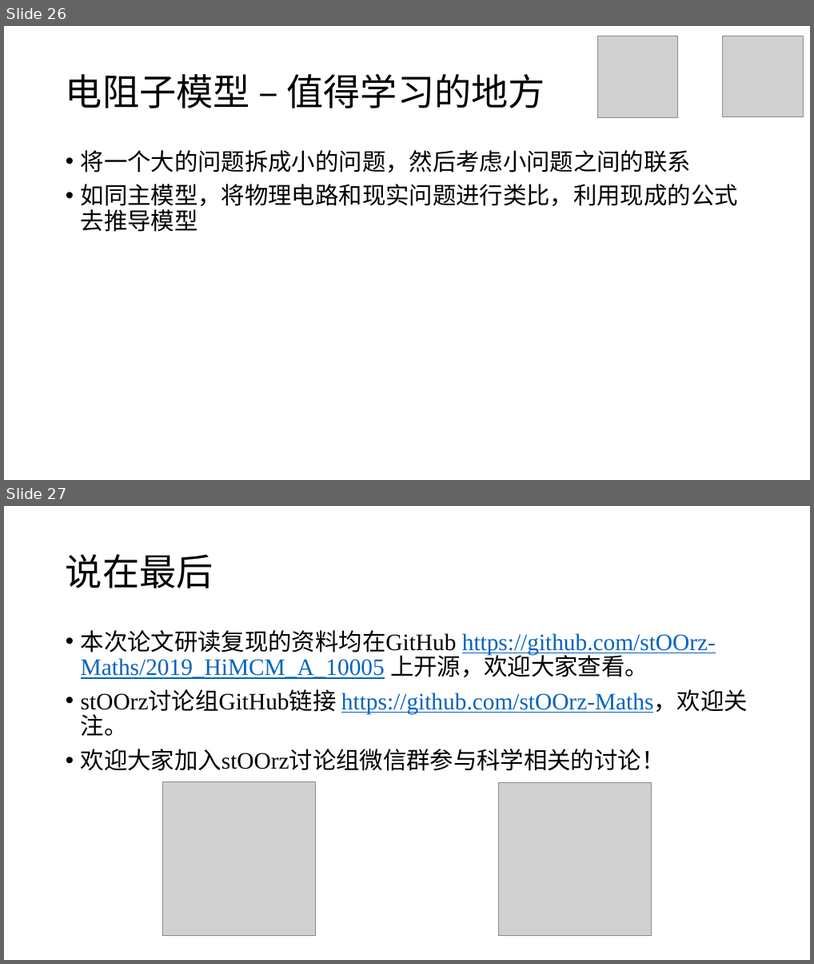
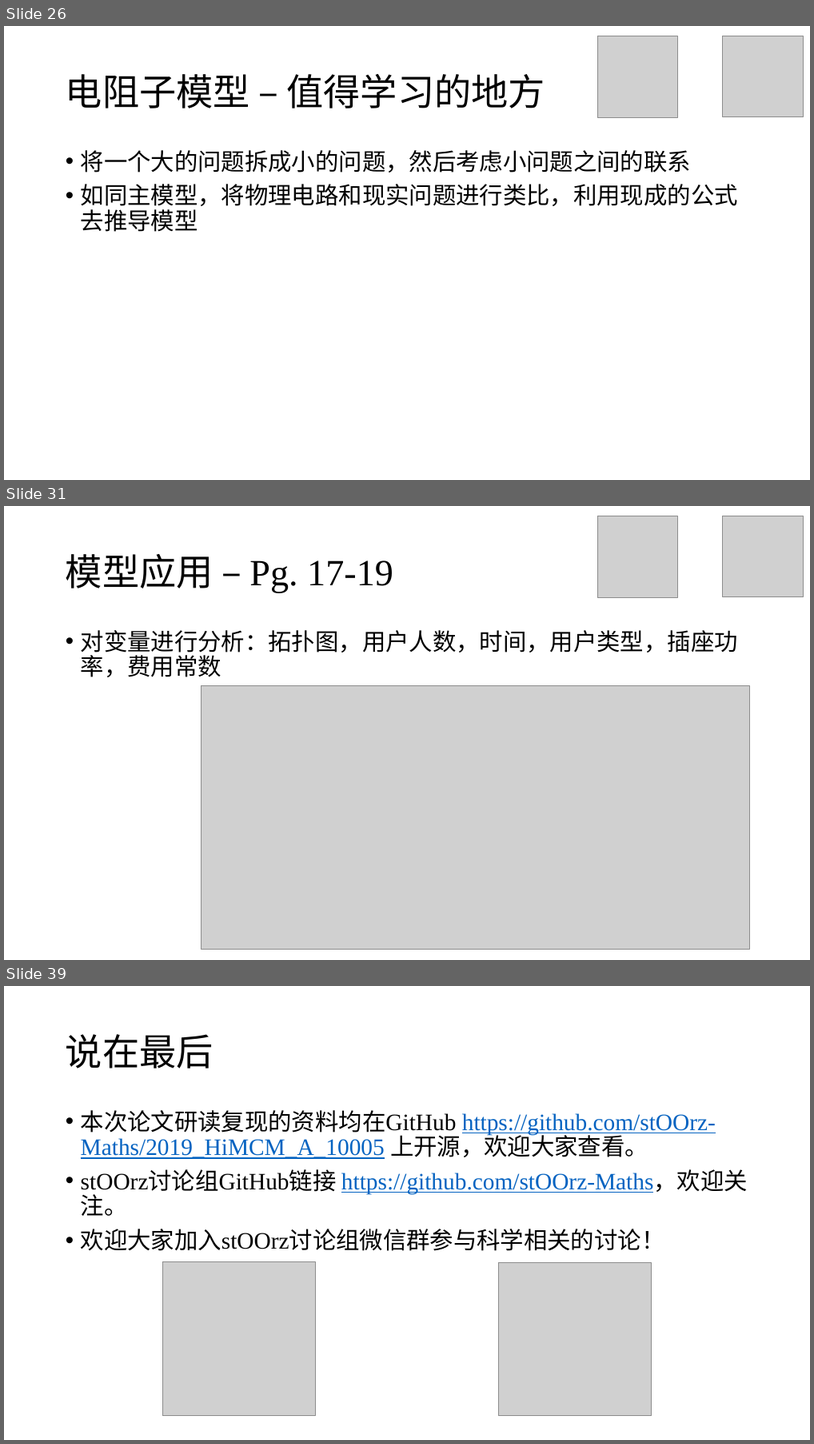
Before and after one commit to stOOrz-Science-Mind/2019_HiMCM_A_10006, a slide deck: 10005.pptx. Shown one above the other, each under a label of ours: slides 26 and 27 before the commit, slides 26, 31 and 39 after it; the slides between them are not shown. The pictures are 814x964 and 814x1444 pixels, drawn with LibreOffice and Linux fonts; fonts in the diff are those of the drawing; grey boxes stand for pictures. Boxes give left, top, right and bottom in pixels: in the first picture for what was removed or moved away, otherwise in the second. Text is boxed around its words. In the diff, an @@ line names an element or a change of style, - is before the commit and + after.

```diff
--- a/10005.pptx
+++ b/10005.pptx
@@ slide 31 added at [4,506,810,960], background #FFFFFF @@
@@ picture added at [598,516,678,597] @@
@@ picture added at [723,516,804,596] @@
@@ title added at [66,554,394,593], 44 pt, text #000000 @@
+模型应用 – Pg. 17-19
@@ text added at [81,630,738,677], 28 pt, text #000000 @@
+• 对变量进行分析：拓扑图，用户人数，时间，用户类型，插座功率，费用常数
@@ picture added at [202,686,750,949] @@
@@ what was slide 27 is now slide 39 @@
```
Also in this commit, not shown: 3 slides changed, 11 other slides added, 2 other files.
